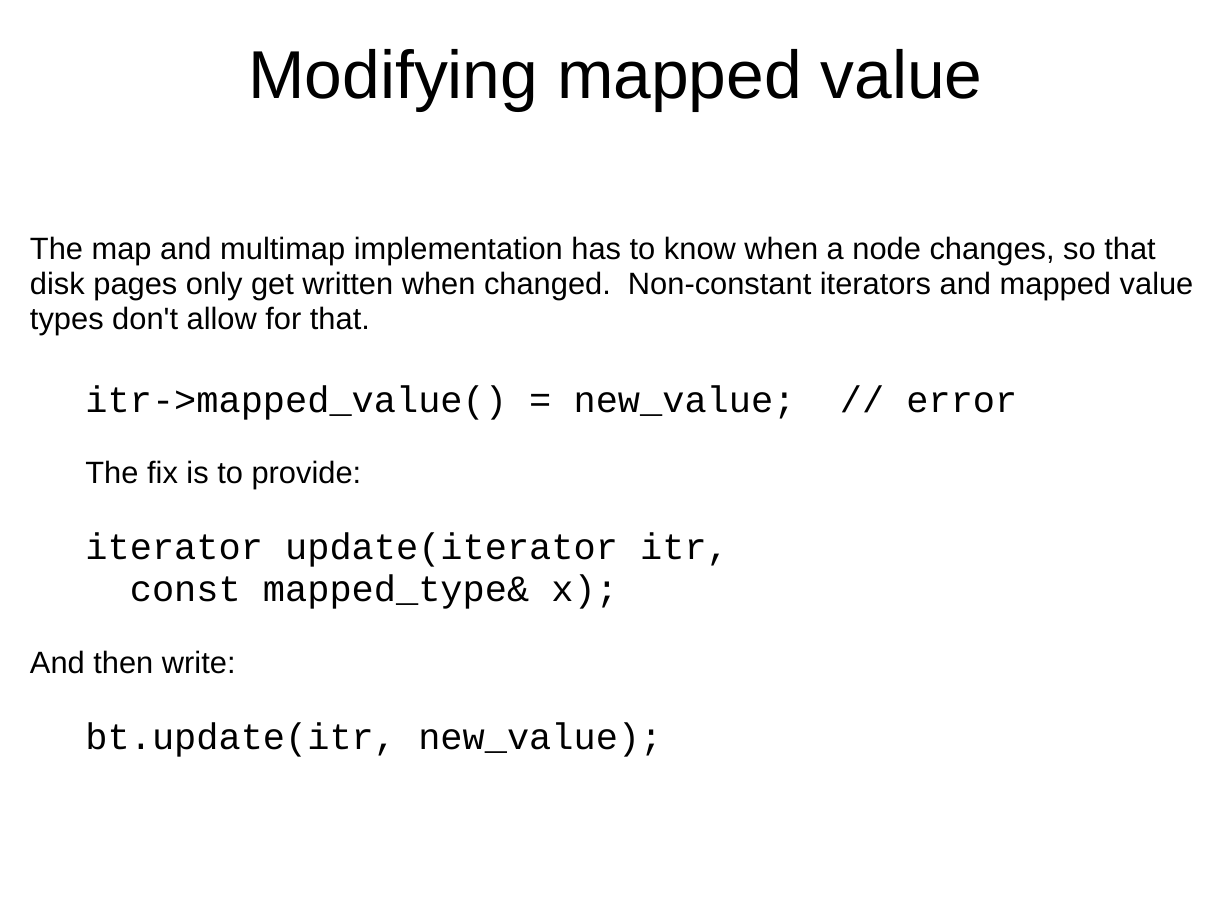
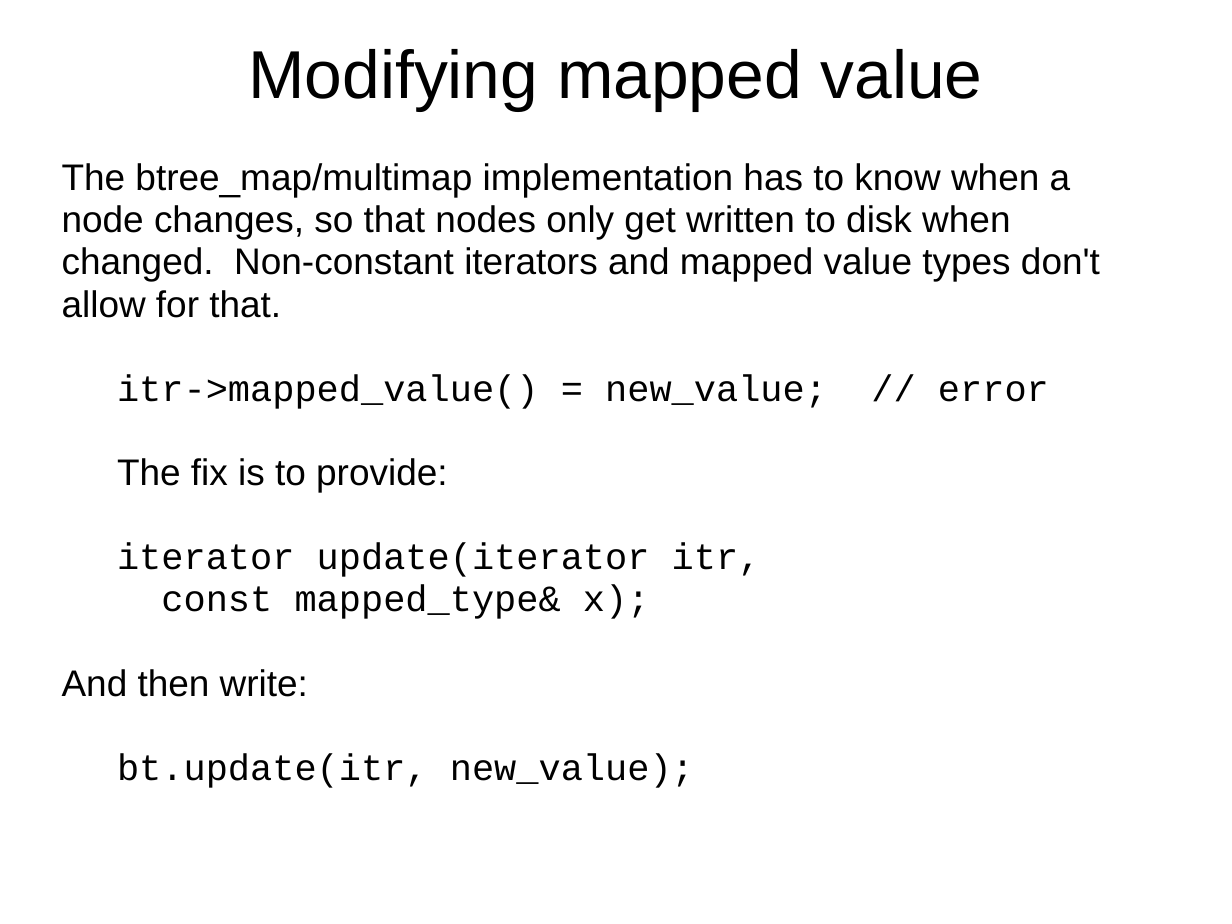
Before and after one commit to Beman/btree, a slide deck: slide 22 of libs/btree/doc/Proposed-B-tree-library.ppt (slide 16 before the commit). Drawn at 1232x924 pixels with LibreOffice and Linux fonts; fonts in the diff are those of the drawing; background and template pictures are left out. Boxes give left, top, right and bottom in pixels: in the first picture for what was removed or moved away, otherwise in the second. Text is boxed around its words. In the diff, an @@ line names an element or a change of style, - is before the commit and + after.

```diff
--- a/libs/btree/doc/Proposed-B-tree-library.ppt
+++ b/libs/btree/doc/Proposed-B-tree-library.ppt
@@ text at box(62, 163, 1100, 318): text changed; size 20 to 24 pt @@
-The map and multimap implementation has to know when a node changes, so that disk pages only get written when changed. Non-constant iterators and mapped value types don't allow for that.
+The btree_map/multimap implementation has to know when a node changes, so that nodes only get written to disk when changed. Non-constant iterators and mapped value types don't allow for that.
@@ text "The btree_map/multimap implementation has to ...": place and size @@
-text "The btree_map/multimap implementation has to ..." at box(30, 236, 1194, 757)
+text "The btree_map/multimap implementation has to ..." at box(62, 163, 1100, 788)
@@ text at box(62, 458, 447, 697): size 20 to 24 pt in "The fix is to provide:", "And then write:" @@
```
Also in this commit, not shown: 8 other slides changed, 3 slides added, 1 slide removed, 1 other file.
